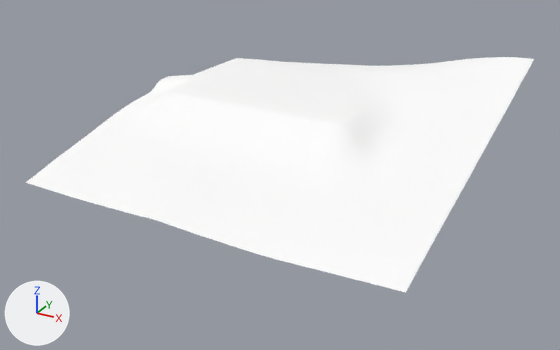
A saved change to the glTF model games/yorimichi/assets/belmonte/meshes/SM_BM_BT_Terrain_6_2.glb.
Camera for both pictures: a 50 mm lens placed at (871.0, -406.0, 187.0), pointed at (637.0, 21.0, -26.0). The lights are fixed; the arrows at lower left show +X, +Y and +Z. The picture after the commit comes second.

The first picture shows 'SM_BM_BT_Terrain_6_2'.
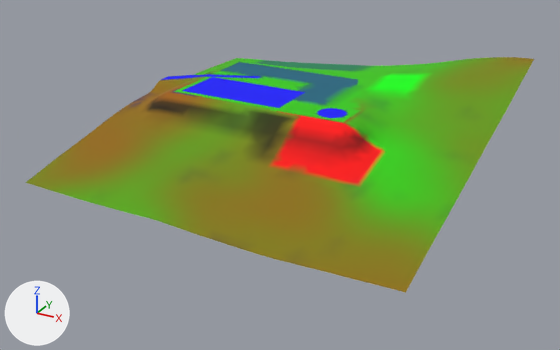
What differs and where, as boxes [x1, y1, x2, y2] in the pictures (560 x 350 px):
part 1 of me_sm_bt_terrain_6_2, recoloured (white to green): [64, 58, 517, 242] in both
part 2 of me_sm_bt_terrain_6_2, recoloured (darker): [26, 57, 534, 293] in both
part 3 of me_sm_bt_terrain_6_2, recoloured (white to blue): [161, 74, 348, 119] in both

Edits to the bpy script that builds the scene:
```text
Change me_sm_bt_terrain_6_2:
    where me_sm_bt_terrain_6_2.from_pydata(...)  # 3117 vertices, 6097 faces; spans x 512.0..768.0, y -88.0..168.0, z -21.0..38.0
    used by ob_sm_bm_bt_terrain_6_2; location = (0.0, 0.0, 0.0)
    me_sm_bt_terrain_6_2 part 1: 2701 faces centred in x 513.0..765.0, y -86.0..165.0, z -17.0..32.0 are repainted in the vertex colours; the middle colour goes from white #ffffff to green #33be00
    me_sm_bt_terrain_6_2 part 2: 2254 faces centred in x 512.0..765.0, y -86.0..165.0, z -21.0..37.0 are repainted in the vertex colours; the middle colour goes from white #ffffff to dark yellow #796800
    me_sm_bt_terrain_6_2 part 3: 1142 faces centred in x 512.0..676.0, y 29.0..90.0, z 14.0..18.0 are repainted in the vertex colours; the middle colour goes from white #ffffff to blue #0000ff
```
